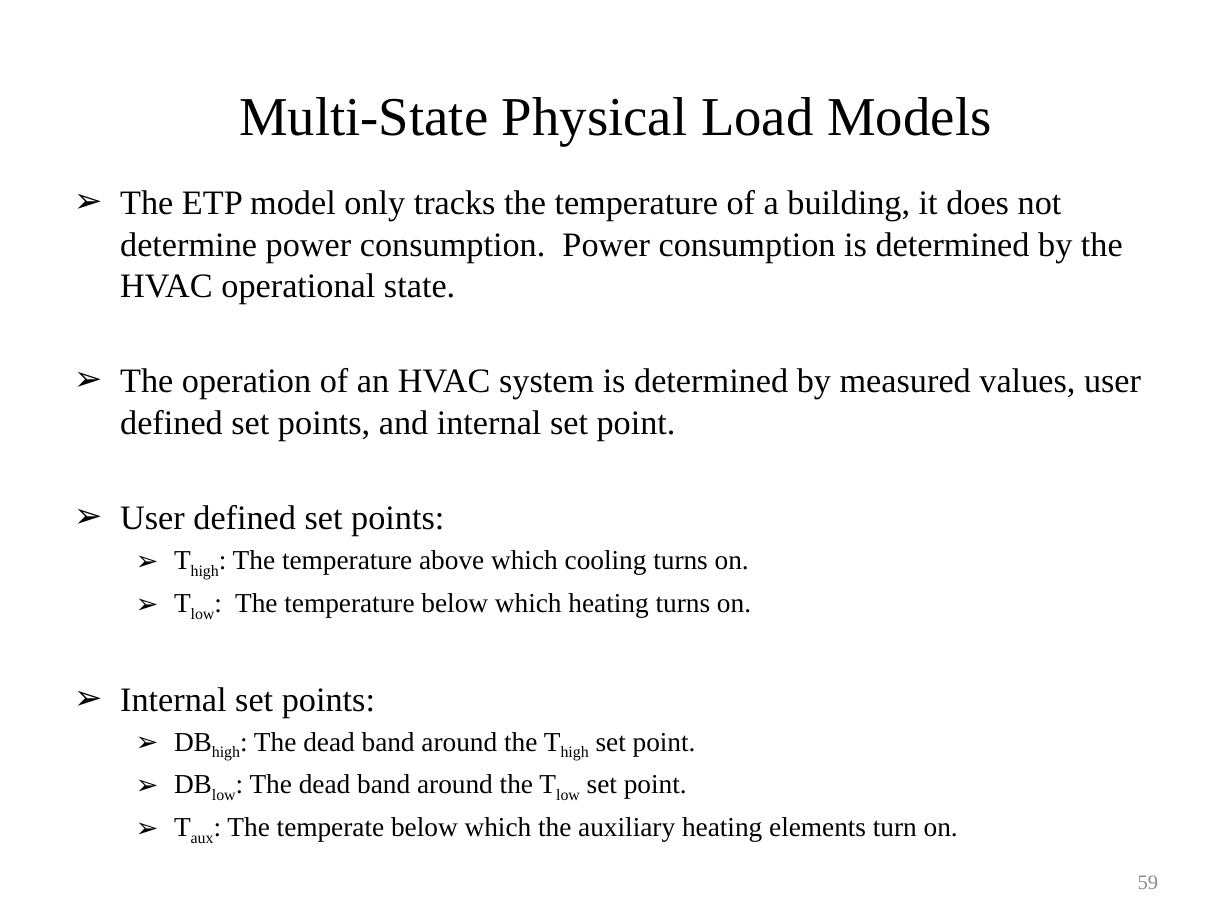
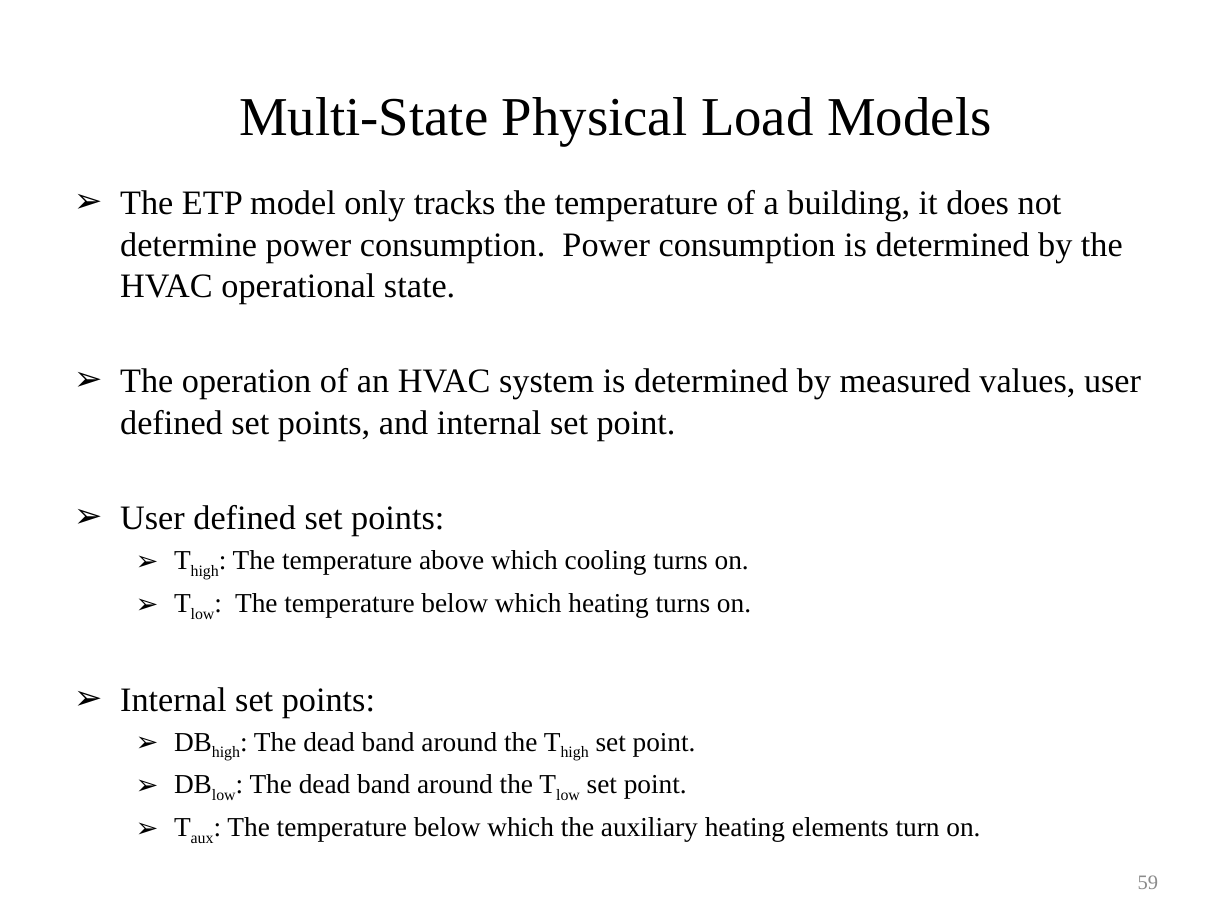
Before and after one commit to gridlab-d/course, a slide deck: slide 59 of University of Washington Class/Module 4 - Voltage control devices.pptx. Drawn at 1232x924 pixels with LibreOffice and Linux fonts; fonts in the diff are those of the drawing. Boxes give left, top, right and bottom in pixels: in the first picture for what was removed or moved away, otherwise in the second. Text is boxed around its words. In the diff, an @@ line names an element or a change of style, - is before the commit and + after.

Commit message:
Minor updates for consistency and spelling

```diff
--- a/University of Washington Class/Module 4 - Voltage control devices.pptx
+++ b/University of Washington Class/Module 4 - Voltage control devices.pptx
@@ text at [227, 817, 980, 841]: text changed @@
-  ➢ Taux: The temperate below which the auxiliary heating elements turn on.
+  ➢ Taux: The temperature below which the auxiliary heating elements turn on.
```
Also in this commit, not shown: 12 other slides changed.
